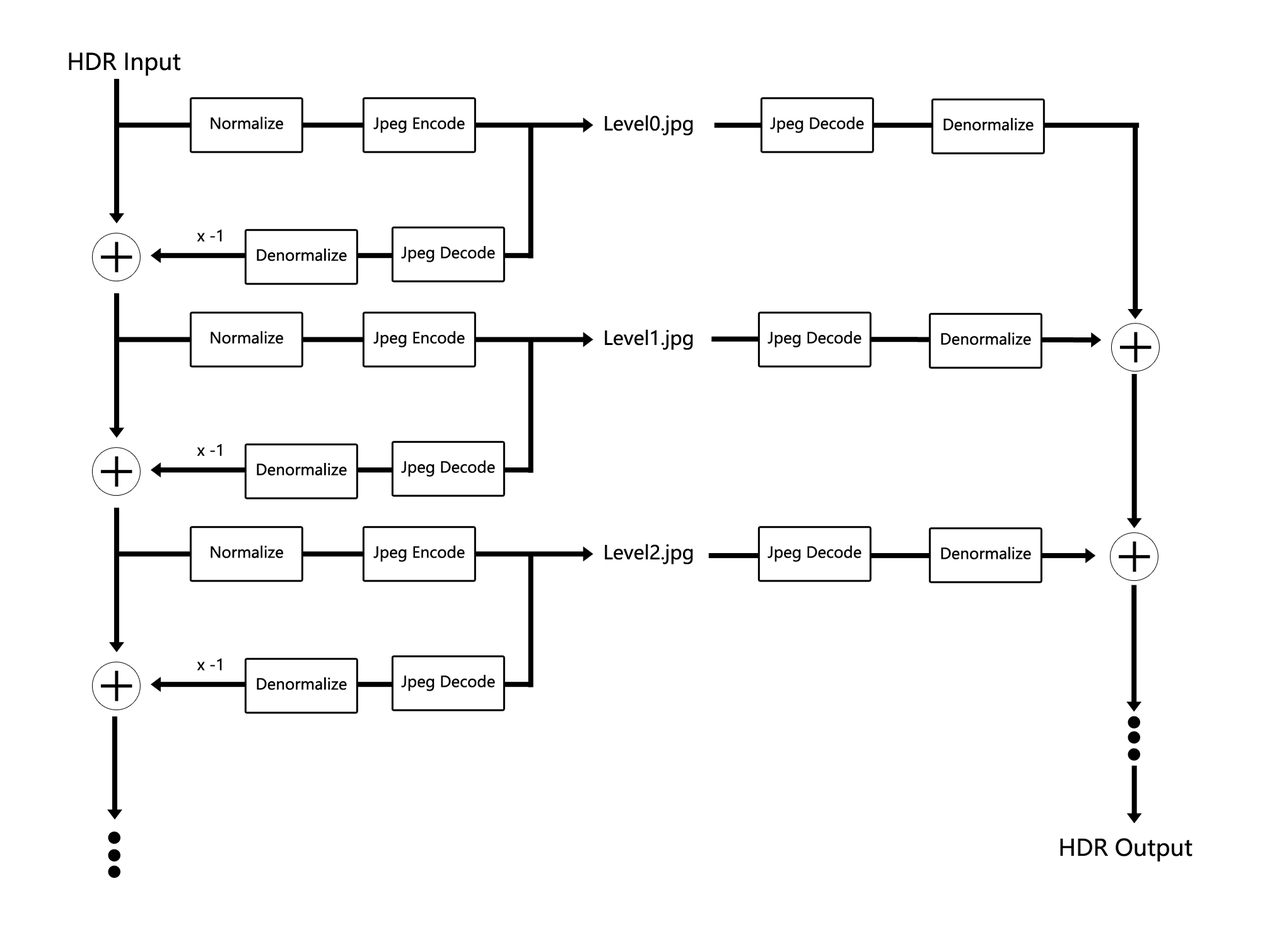
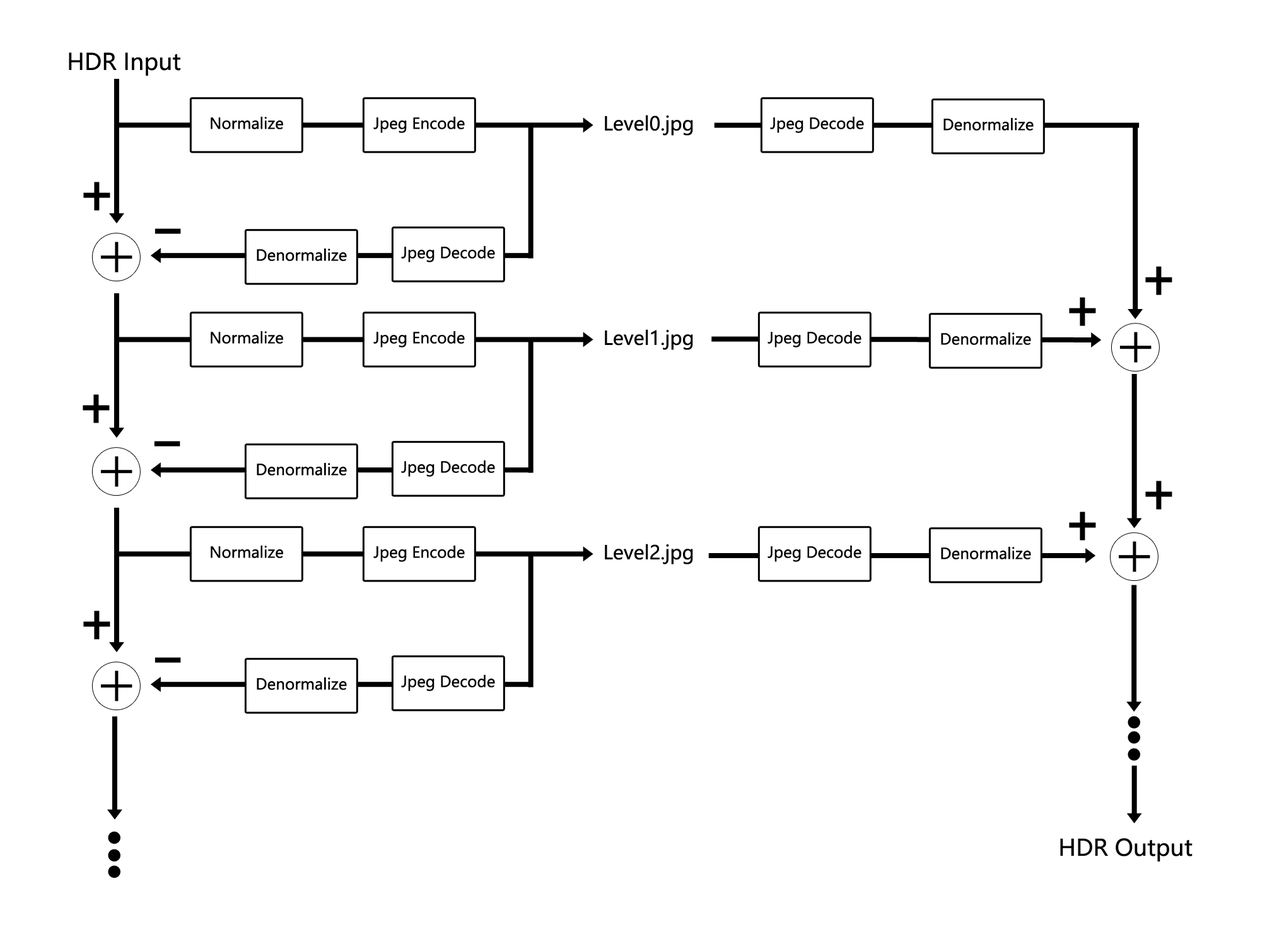
Revision of a layered 1284 x 946 image; what changed, layer by layer:
added layer "Shape 22 copy 6" above "Shape 21 copy 6" over [1080,511,1086,541]
added layer "Shape 21 copy 6" above "Shape 22 copy 5" over [1069,522,1097,529]
added layer "Shape 22 copy 5" above "Shape 21 copy 5" over [1156,480,1163,510]
added layer "Shape 21 copy 5" above "Shape 22 copy 4" over [1145,491,1173,498]
added layer "Shape 22 copy 4" above "Shape 21 copy 4" over [1080,297,1086,327]
added layer "Shape 21 copy 4" above "Shape 22 copy 3" over [1069,307,1097,314]
added layer "Shape 22 copy 3" above "Shape 21 copy 3" over [1156,266,1163,296]
added layer "Shape 21 copy 3" above "Shape 22 copy 2" over [1145,276,1173,283]
added layer "Shape 22 copy 2" above "Shape 21 copy 2" over [94,610,100,640]
added layer "Shape 21 copy 2" above "Shape 20 copy 2" over [83,621,111,628]
added layer "Shape 20 copy 2" above "Shape 22 copy" over [154,657,182,664]
added layer "Shape 22 copy" above "Shape 21 copy" over [93,394,100,424]
added layer "Shape 21 copy" above "Shape 20 copy" over [82,405,110,411]
added layer "Shape 20 copy" above "Shape 22" over [153,440,181,447]
added layer "Shape 22" above "Shape 21" over [94,181,100,211]
added layer "Shape 21" above "Shape 20" over [83,192,111,199]
added layer "Shape 20" above "HDR Output" over [154,228,182,235]
removed layer "x -1 copy 2" over [196,658,223,671]
removed layer "x -1 copy" over [196,444,223,457]
removed layer "x -1" over [196,229,223,242]
